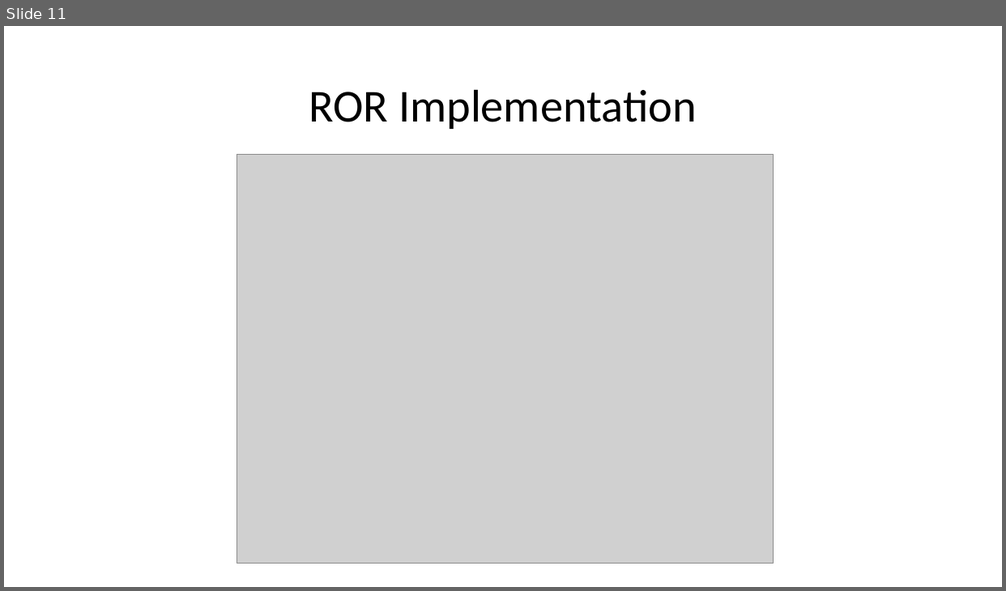
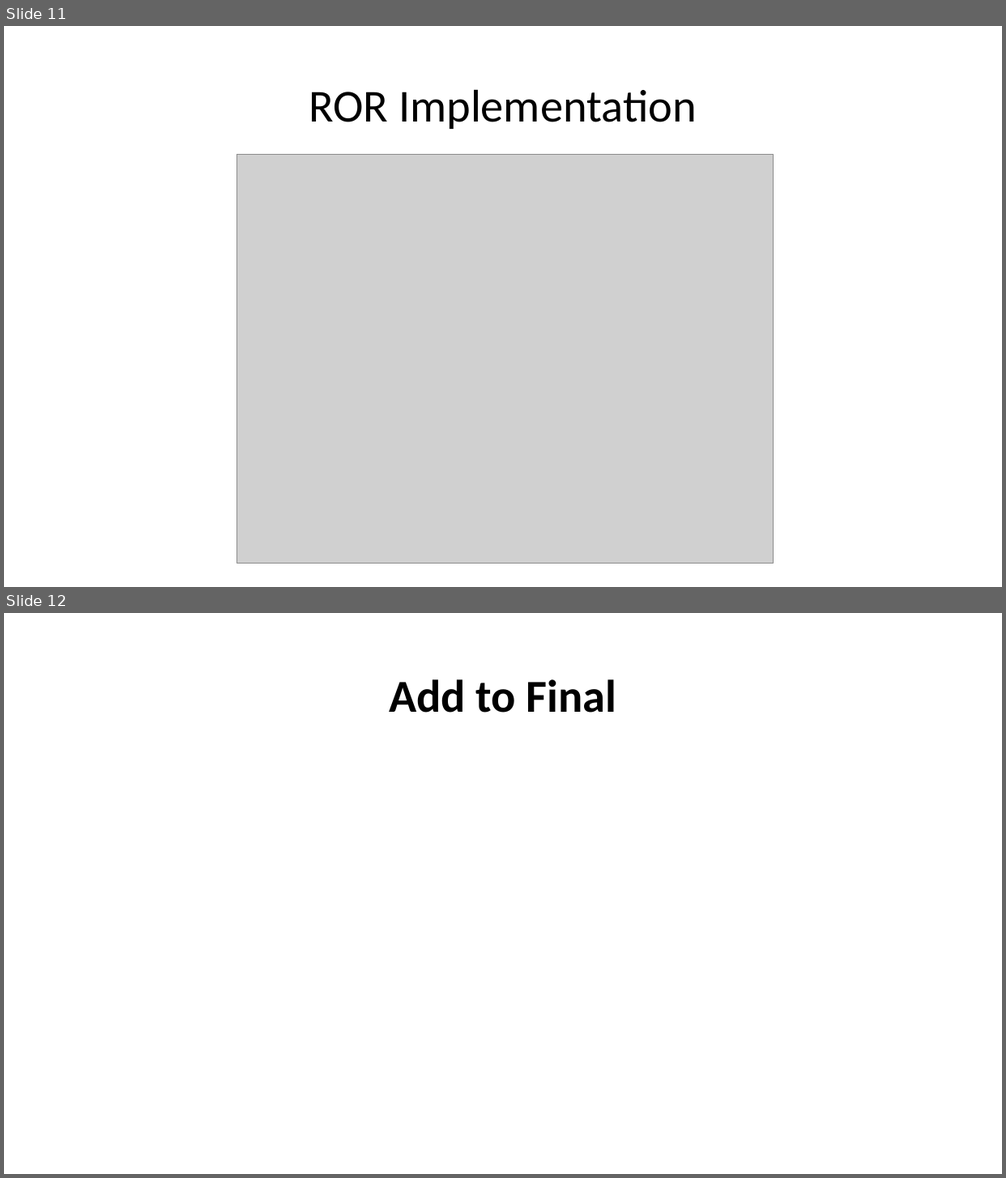
Before and after one commit to Oxiras/PIT, a slide deck: Presentation.pptx. Shown one above the other, each under a label of ours: slide 11 before the commit, slides 11 and 12 after it. The pictures are 1006x591 and 1006x1178 pixels, drawn with LibreOffice and Linux fonts; fonts in the diff are those of the drawing; grey boxes stand for pictures. Boxes give left, top, right and bottom in pixels: in the first picture for what was removed or moved away, otherwise in the second. Text is boxed around its words. In the diff, an @@ line names an element or a change of style, - is before the commit and + after.

```diff
--- a/Presentation.pptx
+++ b/Presentation.pptx
@@ slide 12 added at [4, 613, 1002, 1174], background #FFFFFF @@
@@ title added at [389, 679, 617, 713], 44 pt, text #000000, bold @@
+Add to Final
```
Also in this commit, not shown: 4 other slides added, 1 other file.
